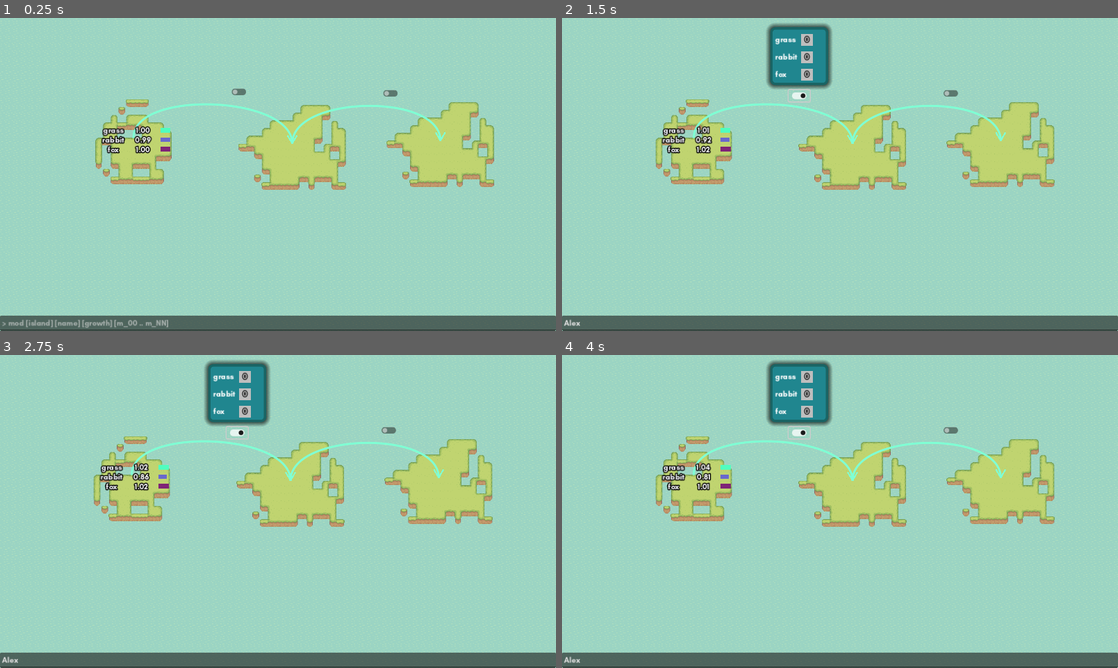
Above: before the commit, frames 1-4 (two rows, left to right).
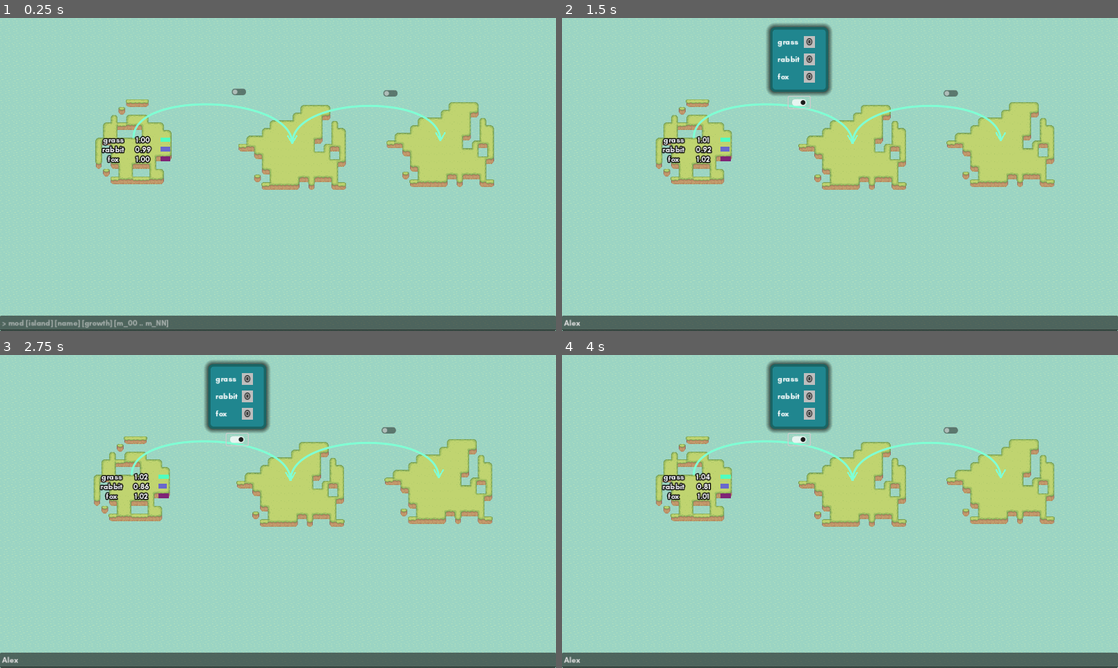
Above: after the commit, the same moments.

Repository: quimnuss/eco
Game: Godot game, scene res://scenes/world3.tscn
Same seed, same stepped clock (60 frames per second), same inputs: the game is played once before the commit and once after it.
Inputs (mouse positions are in pixels of both pictures, inside the frame that each line leads up to):
- Up to frame 1 (0.25 s): no input
- Up to frame 2 (1.5 s): click (840, 324) at 0.52 s; type "Alex" at 0.6 s; click (801, 93) at 1.27 s
- Up to frame 3 (2.75 s): move the mouse to (244, 376) at 2.02 s; hold Up (ui_up) from 2.03 s (still down); click (244, 376) at 2.17 s
- Up to frame 4 (4 s): move the mouse to (806, 395) at 2.77 s; release Up (ui_up) at 2.78 s; hold Down (ui_down) 2.78-3.53 s; click (806, 395) at 2.92 s; move the mouse to (806, 411) at 3.52 s; hold Up (ui_up) from 3.53 s (still down); click (806, 411) at 3.67 s

The runs differ from the first frame. In frame 1, 0.7% of the frame differs, in the area x 18-31%, y 34-47%; in frame 2, 1.7%; in frame 3, 1.7%, in the area x 17-49%, y 5-47%; in frame 4, 1.7%.

Commit message:
chore: simplify num_species changes

Diff:
--- a/actors/glv.gd
+++ b/actors/glv.gd
@@ -1,7 +1,7 @@
 extends Node2D
 class_name GLV
 
-var num_species : int = 10
+var num_species : int = 0
 
 var species_names : Array[String]
 
@@ -27,7 +27,7 @@
 const EPSILON : float = 0.0001
 
 signal densities_update(new_densities : Array[float])
-signal num_species_changed(new_num_species : int, species_names : Array[String])
+signal num_species_changed(species_names : Array[String])
 
 signal species_changed(species_names : Array[String], mutuality : Array[Array], growth : Array)
 
@@ -38,35 +38,16 @@
     glv_timer.timeout.connect(ecotick)
     if sample:
         from_resource()
-    else:
-        species_names.resize(num_species)
-        densities.resize(num_species)
-        growth.resize(num_species)
-        mutuality.resize(num_species)
-        for mutual in mutuality:
+
+        growth_delta.resize(num_species)
+        mutual_delta.resize(num_species)
+        immigration.resize(num_species)
+        emigration.resize(num_species)
+
+        for mutual in mutual_delta:
             mutual.resize(num_species)
 
-    growth_delta.resize(num_species)
-    mutual_delta.resize(num_species)
-    immigration.resize(num_species)
-    emigration.resize(num_species)
-
-    for mutual in mutual_delta:
-        mutual.resize(num_species)
-
-    num_species_changed.emit(num_species, Array())
-
-func restart(new_sample : GLVSample):
-    if get_parent().island_id == 1:
-        print('foo')
-    sample = new_sample
-    from_resource()
-    growth_delta.resize(num_species)
-
-    mutual_delta.resize(num_species)
-    for mutual in mutual_delta:
-        mutual.resize(num_species)
-    num_species_changed.emit(num_species, Array())
+        num_species_changed.emit(species_names)
 
 func from_resource():
     self.num_species = sample.num_species
@@ -139,7 +120,7 @@
     for mutual in mutual_delta:
         mutual.resize(num_species)
 
-    num_species_changed.emit(num_species, species_names)
+    num_species_changed.emit(species_names)
 
 # Gaia
 const DEFENSE_THRESHOLD : float = 0.5
--- a/actors/island.gd
+++ b/actors/island.gd
@@ -20,7 +20,6 @@
     if OS.is_debug_build() and self.owner == null:
         self.global_position = get_viewport_rect().size/2
         glv_sample = preload("res://data/3_sample_0.tres")
-        glv.restart(glv_sample)
 
     add_to_group('islands')
     if island_id == -1:
@@ -28,10 +27,7 @@
 
     species_grid.set_island_name('Island %d' % island_id)
 
-    pops.set_num_species(glv.num_species)
-    pops.set_species_names(glv.species_names)
-
-    species_grid._on_glv_species_changed(glv.species_names, glv.mutuality, glv.growth)
+    init_everything()
 
     # apply random pattern
     const NUM_PATTERNS : int = 9
@@ -42,6 +38,9 @@
     var island_rect : Rect2i = tile_map.get_used_rect()
     collision_shape_2d.shape.size = island_rect.size*16
 
+func init_everything():
+    pops.set_species_names(glv.species_names)
+    species_grid._on_glv_species_changed(glv.species_names, glv.mutuality, glv.growth)
 
 func change_emigration(from_island : Island, to_island : Island, species_name : String, migration_value : float):
     var species_index : int = glv.species_names.find(species_name)
--- a/actors/migration_line.gd
+++ b/actors/migration_line.gd
@@ -7,7 +7,7 @@
 @export var from_island : Island
 @export var to_island : Island
 @onready var path_2d : Path2D = $Path2D
-@onready var panel : Panel = $Path2D/Control/Panel
+@onready var panel : PanelContainer = $Path2D/Control/Panel
 
 const LINE_OFFSET : Vector2 = Vector2(0,5)
 
--- a/actors/migration_line.tscn
+++ b/actors/migration_line.tscn
@@ -30,7 +30,7 @@
 theme_override_constants/separation = 20
 alignment = 2
 
-[node name="Panel" type="Panel" parent="Path2D/Control"]
+[node name="Panel" type="PanelContainer" parent="Path2D/Control"]
 visible = false
 custom_minimum_size = Vector2(100, 100)
 layout_mode = 2
@@ -39,9 +39,7 @@
 script = ExtResource("3_0c82o")
 
 [node name="GridContainer" type="GridContainer" parent="Path2D/Control/Panel"]
-layout_mode = 0
-offset_right = 40.0
-offset_bottom = 40.0
+layout_mode = 2
 columns = 2
 
 [node name="MigrationButton" type="CheckButton" parent="Path2D/Control"]
--- a/actors/pops.gd
+++ b/actors/pops.gd
@@ -1,38 +1,35 @@
 extends Node2D
 
 var num_species : int
-var lines : Array[Species]
+var species_lines : Array[Species]
 
+func set_species_names(species_names : Array[String]):
+    num_species = len(species_names)
+    for line in species_lines:
+        line.queue_free()
+    species_lines.clear()
 
-func set_num_species(new_num_species : int):
-    num_species = new_num_species
-    for line in lines:
-        line.queue_free()
-    lines.clear()
-    for i in range(num_species):
+    var offset : float = 0
+    for species_name in species_names:
         var line : Species = preload("res://actors/species.tscn").instantiate()
-        lines.append(line)
-        line.position.y += i*(line.height + 10)
+        species_lines.append(line)
+        offset += (line.height + 10)
+        line.position.y += offset
+        line.start_text = species_name
         add_child(line)
-
-func set_species_names(species_names):
-    for i in range(len(lines)):
-        lines[i].set_species_name(species_names[i])
-
 
 func update_densities(densities : Array[float]):
     for i in range(len(densities)):
-        if i >= len(lines):
+        if i >= len(species_lines):
             print('silencing size line error')
             continue
         var density : float = densities[i]
-        lines[i].update_density(density)
+        species_lines[i].update_density(density)
 
 func _on_glv_densities_update(densities : Array[float]):
     update_densities(densities)
 
-func _on_glv_num_species_changed(new_num_species : int, species_names : Array):
-    if num_species != new_num_species:
-        set_num_species(new_num_species)
-        if not species_names.is_empty():
-            set_species_names(species_names)
+func _on_glv_num_species_changed(new_species_names : Array):
+    # assumes no names updates...
+    if len(species_lines) != len(new_species_names):
+        set_species_names(new_species_names)
--- a/actors/species.gd
+++ b/actors/species.gd
@@ -7,10 +7,13 @@
 
 @export var unitary_bar_size : Vector2 = Vector2(20, 0)
 
+var start_text : String = "?"
+
 var height : float = 10
 
 func _ready():
     line_2d.default_color = Color(randf_range(0,1),randf_range(0,1),randf_range(0,1))
+    label.set_text(start_text)
 
 func set_species_name(species_name : String):
     label.set_text(species_name)
--- a/scenes/world.gd
+++ b/scenes/world.gd
@@ -22,7 +22,7 @@
                 var migration_line : MigrationLine = preload('res://actors/migration_line.tscn').instantiate()
                 migration_line.from_island = island
                 migration_line.to_island = island_to
-                var available_species : Array[String] = island.glv.species_names.duplicate() #+ island_to.glv.species_names
+                var available_species : Array[String] = island.glv.species_names.duplicate() + island_to.glv.species_names
                 migration_line.species_names = available_species
                 migration_line.change_migration.connect(island_to.change_immigration)
                 migration_line.change_migration.connect(island.change_emigration)
--- a/ui/migration_panel.gd
+++ b/ui/migration_panel.gd
@@ -1,4 +1,4 @@
-extends Panel
+extends PanelContainer
 
 func _on_check_button_toggled(toggled_on):
     self.visible = toggled_on
--- a/ui/species_grid.gd
+++ b/ui/species_grid.gd
@@ -6,8 +6,6 @@
 @onready var island_label : Label = $PanelContainer/VBoxContainer/HBoxContainer/IslandLabel
 
 @export var num_species : int = 3
-
-@export var rebuild : bool = false
 
 var species_names : Array[String]
 
@@ -94,10 +92,6 @@
     return species_name
 
 func _process(delta):
-    if rebuild:
-        rebuild = false
-        refresh_grid()
-
     if is_following_mouse:
         self.global_position = get_global_mouse_position()
 
Not shown, changed: README.md
